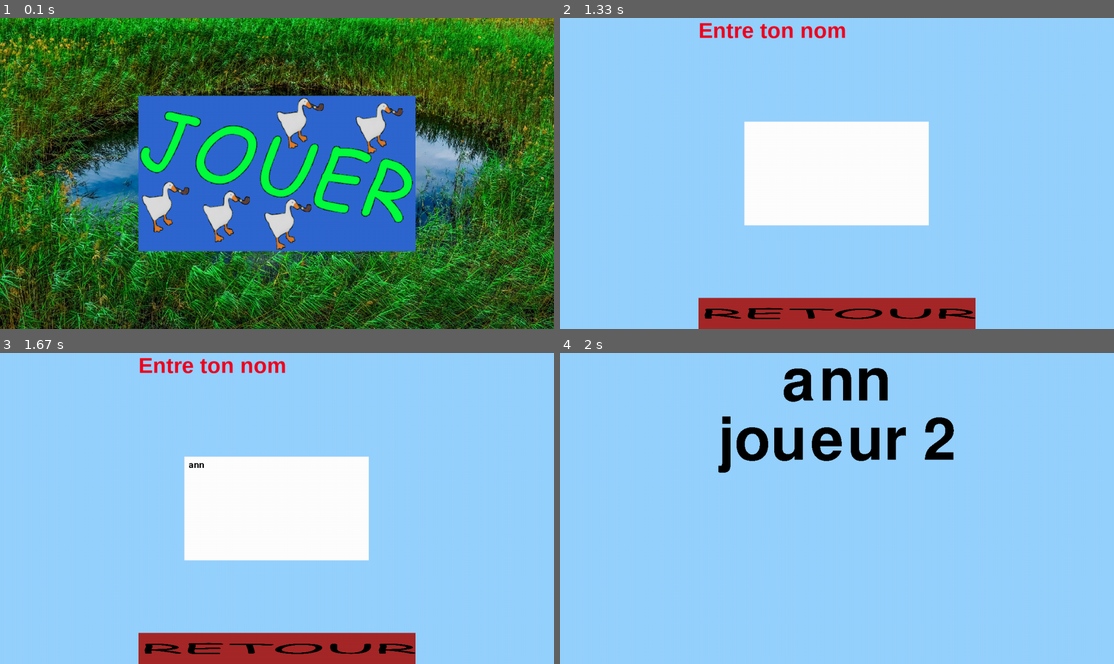
Above: before the commit, frames 1-4 (two rows, left to right).
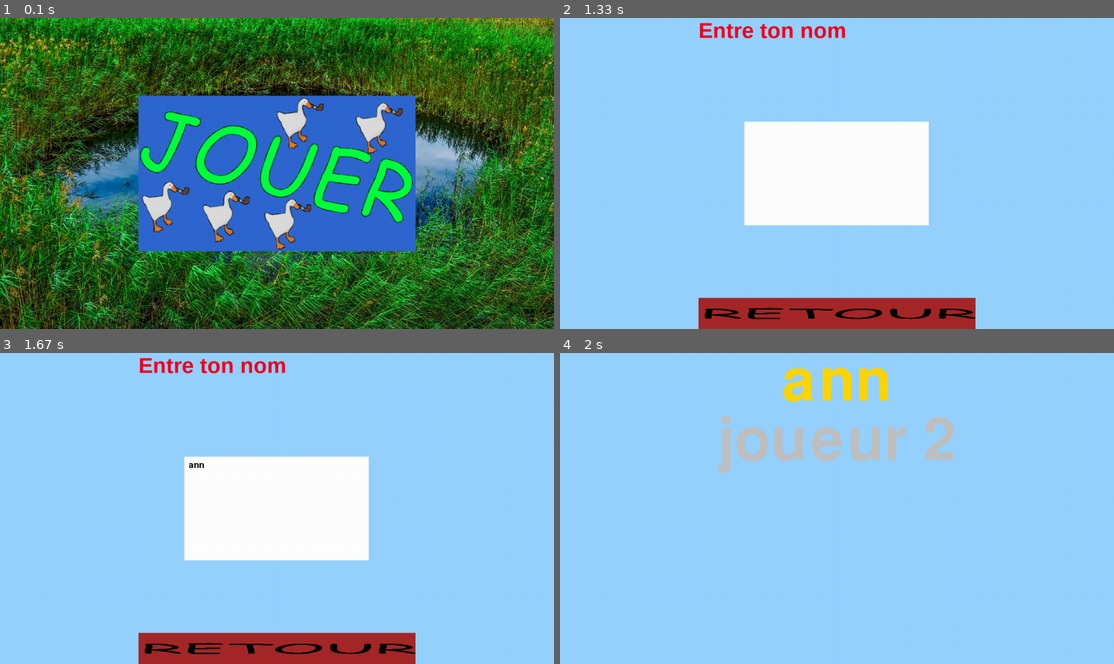
Above: after the commit, the same moments.

Repository: chokinyan/nsi-projet
Game: pygame game, started from projet nsi/projet.py
Two runs of this game, one before a commit and one after it. Both use one fixed random seed, a clock stepped at 60 frames per second and the inputs below.
Inputs (mouse positions are in pixels of both pictures, inside the frame that each line leads up to):
- Up to frame 1 (0.1 s): no input
- Up to frame 2 (1.33 s): click (837, 173) at 0.38 s; click (704, 176) at 0.72 s; click (753, 173) at 1.05 s
- Up to frame 3 (1.67 s): type "ann" at 1.33 s
- Up to frame 4 (2 s): tap Enter at 1.67 s; click (942, 517) at 1.88 s

Frames 1-3 are identical in both runs. In frame 4, 3.6% of the frame differs, in the area x 28-72%, y 4-39%.

Commit message:
update projet.py

Diff:
--- a/projet nsi/projet.py
+++ b/projet nsi/projet.py
@@ -1,5 +1,5 @@
 #chokinyan
-#juste voila
+#https://github.com/chokinyan/nsi-projet/tree/main/projet%20nsi
 #le code utilise "match/case" il faut donc avoir python 3.10
 """
 les parties de code mis en commantaire sont ceux qui ne serront pas mis lors du rendu, du a un manque de temps faut dire je taffe seul
@@ -327,23 +327,31 @@
 
     def pion(self,joueure : list[joueur_info]) -> None:
         global pion
-        for i in range(len(joueure)):
+        for i in range(len(joueure)-1):
             pion.__setitem__(i+1,pyg.image.load(f"projet nsi\image\pion\pion{i+1}.png"))
             pion[i+1] = pyg.transform.scale(pion[i+1],(pion[i+1].get_width()*0.5,pion[i+1].get_height()*0.5))
         for i,j in pion.items():
             ((self.disp).scr).blit(j,center_case[(joueur[i-1].position)])
 
-    def classement(self ) -> None:
-        global classement,test_size
+    def classement(self) -> None:
+        global classement
+        #gold : (255,215,0)
+        #argent : (192,192,192)
+        #bronze : (165,42,42)
         self.etat = sys._getframe(0).f_code.co_name
         ((self.disp).clear((150,210,255,0)))
         haut = 0
-        #font = pyg.font.SysFont(name = 'None',size = 30)
         for i in classement:
-            #text = font.render(i.nom,False,(0,0,0))
-            txt = addp.text(texte=i.nom,display=self.disp.scr,size=200)
+            match classement.index(i):
+                case 0:
+                    txt = addp.text(texte=i.nom,display=self.disp.scr,size=200,color=(255,215,0))
+                case 1:
+                    txt = addp.text(texte=i.nom,display=self.disp.scr,size=200,color=(192,192,192))
+                case 2:
+                    txt = addp.text(texte=i.nom,display=self.disp.scr,size=200,color=(165,42,42))
+                case default:
+                    txt = addp.text(texte=i.nom,display=self.disp.scr,size=200)
             txt.draw(self.center[0]-txt.txt.get_width()/2,haut)
-            #((self.disp).scr).blit(text,(self.center[0]-text.get_width(),haut))
             haut += txt.txt.get_height()
 
 #-------------------------------------------------------------
